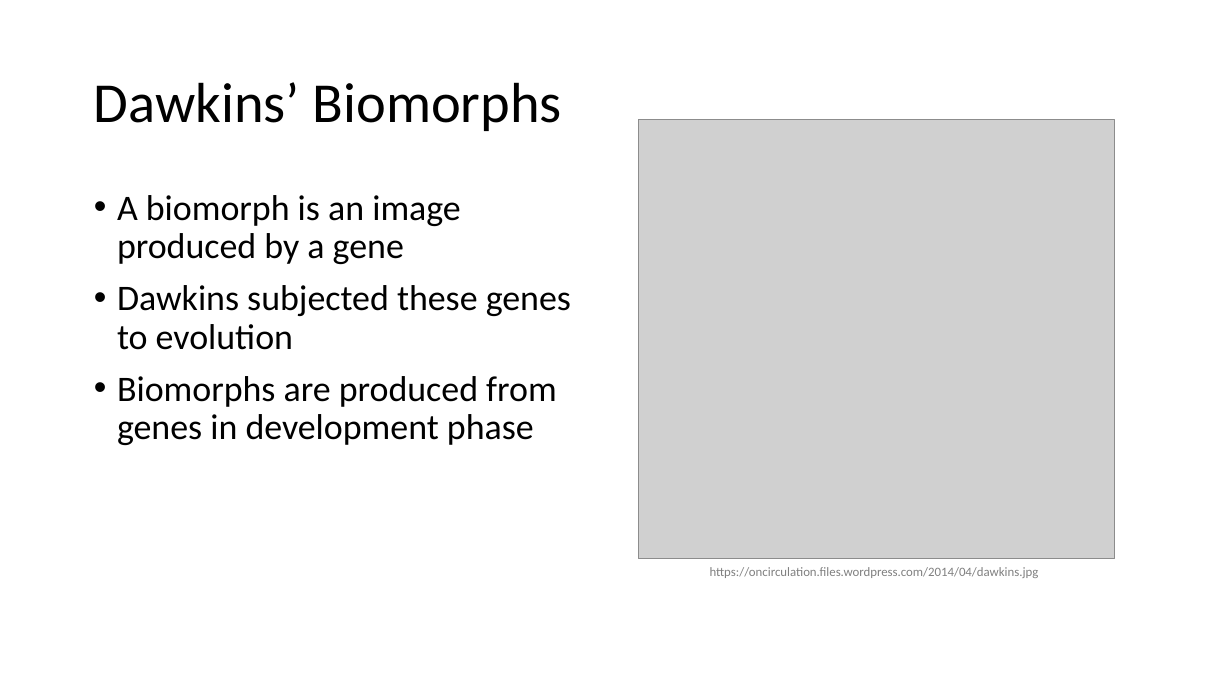
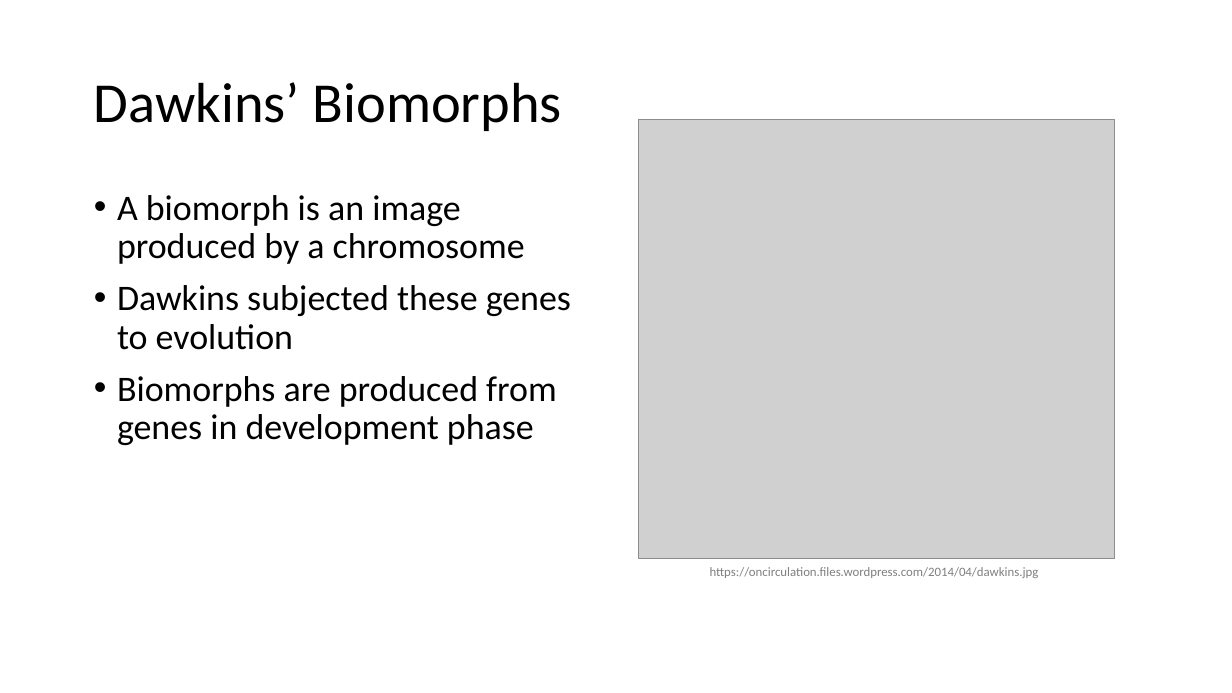
Before and after one commit to BenChurch/Fall2016, a slide deck: slide 18 of CISC879/ChapterPresentation/LectureSlidesCh8.pptx. Drawn at 1232x693 pixels with LibreOffice and Linux fonts; fonts in the diff are those of the drawing; grey boxes stand for pictures. Boxes give left, top, right and bottom in pixels: in the first picture for what was removed or moved away, otherwise in the second. Text is boxed around its words. In the diff, an @@ line names an element or a change of style, - is before the commit and + after.

```diff
--- a/CISC879/ChapterPresentation/LectureSlidesCh8.pptx
+++ b/CISC879/ChapterPresentation/LectureSlidesCh8.pptx
@@ text at box(117, 195, 525, 264): text changed @@
-• A biomorph is an image produced by a gene
+• A biomorph is an image produced by a chromosome
```
Also in this commit, not shown: 7 other slides changed, 10 other files.
